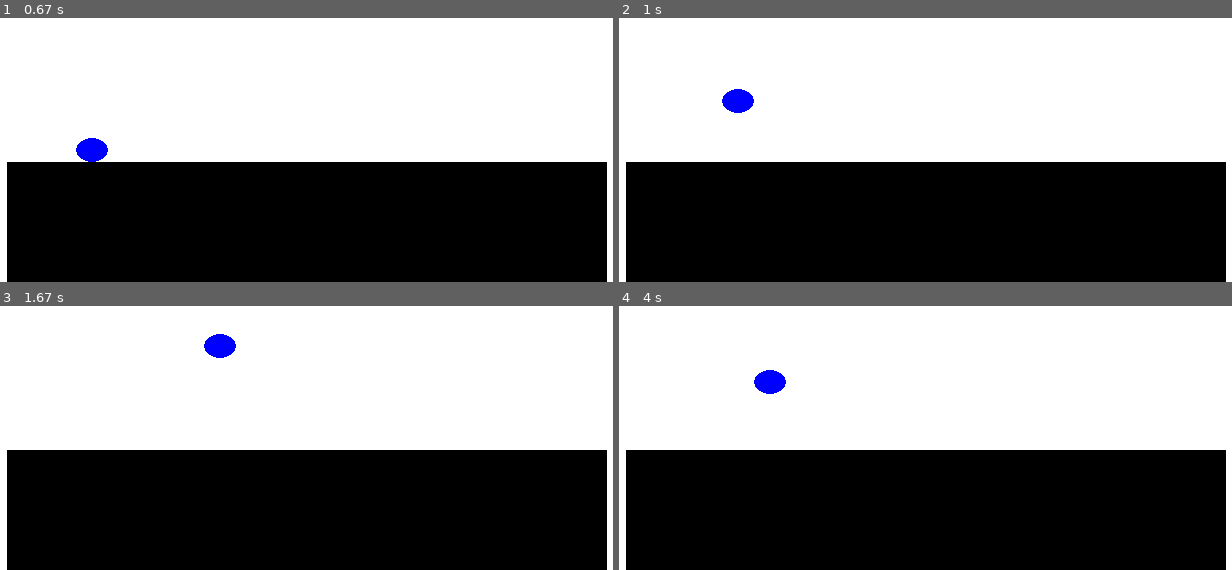
Above: before the commit, frames 1-4 (two rows, left to right).
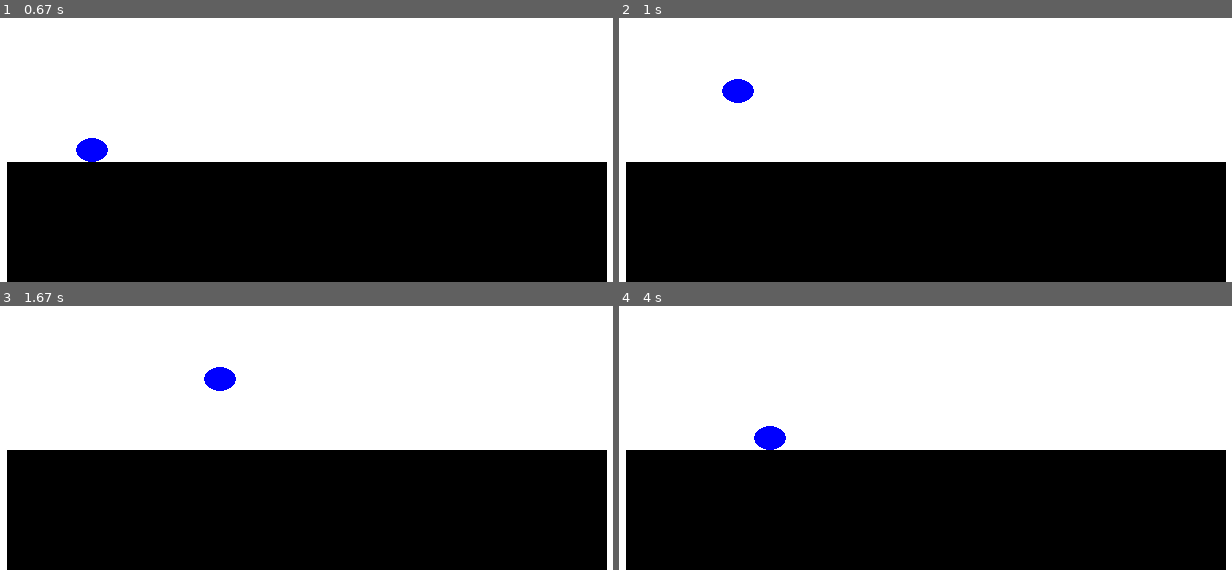
Above: after the commit, the same moments.

Repository: UCHMS19-20/final-project-circle_wars-py
Game: pygame game, started from src/game.py
Same seed, same stepped clock (60 frames per second), same inputs: the game is played once before the commit and once after it.
Inputs:
- Up to frame 1 (0.67 s): hold Right from 0.33 s (still down)
- Up to frame 2 (1 s): release Right at 0.8 s; hold Up from 0.83 s (still down)
- Up to frame 3 (1.67 s): release Up at 1.13 s; hold Right 1.17-1.63 s
- Up to frame 4 (4 s): hold Left 1.67-2.2 s; hold Down 2.23-2.53 s; hold Left 2.57-2.97 s; hold Up 3-3.37 s; hold Right from 3.4 s (still down)

Frame 1 is identical in both runs. In frame 2, 0.4% of the frame differs, in the area x 16-23%, y 23-36%; in frame 3, 0.7%, in the area x 33-39%, y 10-33%; in frame 4, 0.7%.

Commit message:
Update game.py

Diff:
--- a/src/game.py
+++ b/src/game.py
@@ -5,13 +5,16 @@
 width = 800
 height = 600
 
+stage_y = height/1.25
+stage_x = width/8
+
 character = {
     "diameter_x": width/25,
     "diameter_y": height/25,
-    "x": (width/8),
-    "y": (height/1.25)-(height/25),
+    "x": (stage_x),
+    "y": (stage_y)-(height/25),
     "increment": width/150,
-    "y_acceleration": -height/60,
+    "y_acceleration": -height/50,
     "y_velocity": 0,
     "x_velocity": width/150,
     "jumping": 0,
@@ -36,22 +39,17 @@
         height = event.h
         character["diameter_x"] = width/25
         character["diameter_y"] = height/25
-        character["y_acceleration"] = height/60
+        character["y_acceleration"] = height/50
         character["x_velocity"] = width/150
 
     keys = pygame.key.get_pressed()
 
-    if keys[pygame.K_LEFT]:
-        character["x"] -= character["x_velocity"]
-
-    if keys[pygame.K_RIGHT]:
-        character["x"] += character["x_velocity"]
-
     if keys[pygame.K_DOWN]:
-        character["y_acceleration"] -= height/60
+        character["y_acceleration"] -= height/50
 
     if keys[pygame.K_UP] and character["jumping"] == 0 and character["jumps"] > 0:
         character["y_velocity"] = height/2.5
+        character["y_acceleration"] = -height/50
         character["jumping"] = 1
 
     if keys[pygame.K_UP] == False and character["jumping"] == 1:
@@ -59,23 +57,51 @@
         character["jumps"] -= 1
 
     character["y_velocity"] += character["y_acceleration"]
-    character["y"] -= round(character["y_velocity"]/25)
-    if character["x"] > width*0.125 - character["diameter_x"] and character["x"] < width*0.875:
-        if character["y"] >= (height/1.25)-(height/25):
-            character["y"] = (height/1.25)-(height/25)
+
+    if character["x"] > stage_x - character["diameter_x"] and character["x"] < width*0.875:
+        if character["y"] - character["y_velocity"]/20 >= (stage_y)-(height/25) and character["y"] <= (stage_y)-(height/25):
+            character["y"] = (stage_y)-(height/25)
             character["y_velocity"] = 0
-            character["y_acceleration"] = -height/60
+            character["y_acceleration"] = -height/50
             character["jumps"] = 2
             character["jumping"] = 0
     else:
         if character["y"] >= height:
             character["y"] = height
             character["y_velocity"] = 0
-            character["y_aceleration"] = -height/60
+            character["y_aceleration"] = -height/50
             character["jumps"] = 2
             character["jumping"] = 0
 
-    pygame.draw.rect(win, (0, 0, 0), [width/8, height/1.25, width*0.75, height/5])
+    character["y"] -= round(character["y_velocity"]/20)
+
+    if keys[pygame.K_LEFT]:
+        if character["x"] > stage_x - character["diameter_x"] and character["x"] < width*0.875:
+            character["x"] -= character["x_velocity"]
+        else:
+            if character["y"] + character["diameter_y"] <= stage_y:
+                character["x"] -= character["x_velocity"]
+            if character["y"] + character["diameter_y"] > stage_y:
+                if character["x"] - character["x_velocity"] > width*0.875:
+                    character["x"] -= character["x_velocity"]
+                elif character["x"] - character["diameter_x"] >= stage_x:
+                    character["x"] = width*0.875
+
+    if keys[pygame.K_RIGHT]:
+        if character["x"] > stage_x - character["diameter_x"] and character["x"] < width*0.875:
+            character["x"] += character["x_velocity"]
+        else:
+            if character["y"] + character["diameter_y"] <= stage_y:
+                character["x"] += character["x_velocity"]
+            if character["y"] + character["diameter_y"] > stage_y:
+                if character["x"] + character["x_velocity"] < stage_x - character["diameter_x"]:
+                    character["x"] += character["x_velocity"]
+                elif character["x"] < width*0.875:
+                    character["x"] = stage_x - character["diameter_x"]
+
+
+
+    pygame.draw.rect(win, (0, 0, 0), [stage_x, stage_y, width*0.75, height/5])
     pygame.draw.ellipse(win, (0, 0, 255), (character["x"], character["y"], character["diameter_x"], character["diameter_y"]), width == 0)
 
     font = pygame.font.SysFont("Times New Roman", round(width/10))
